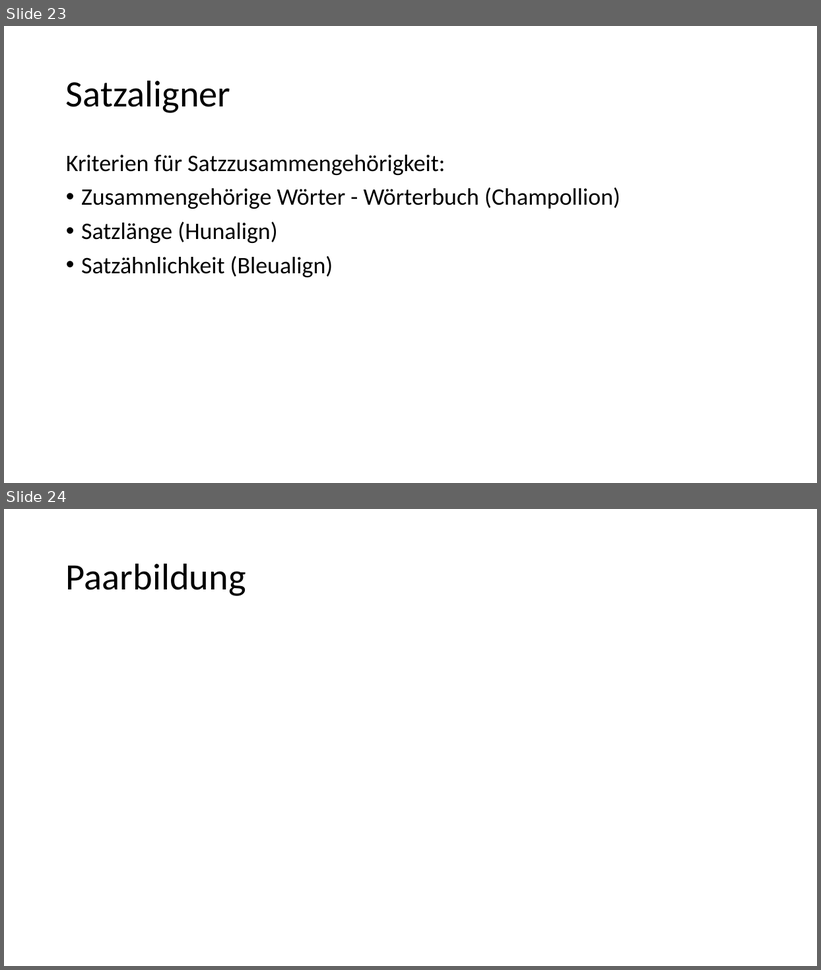
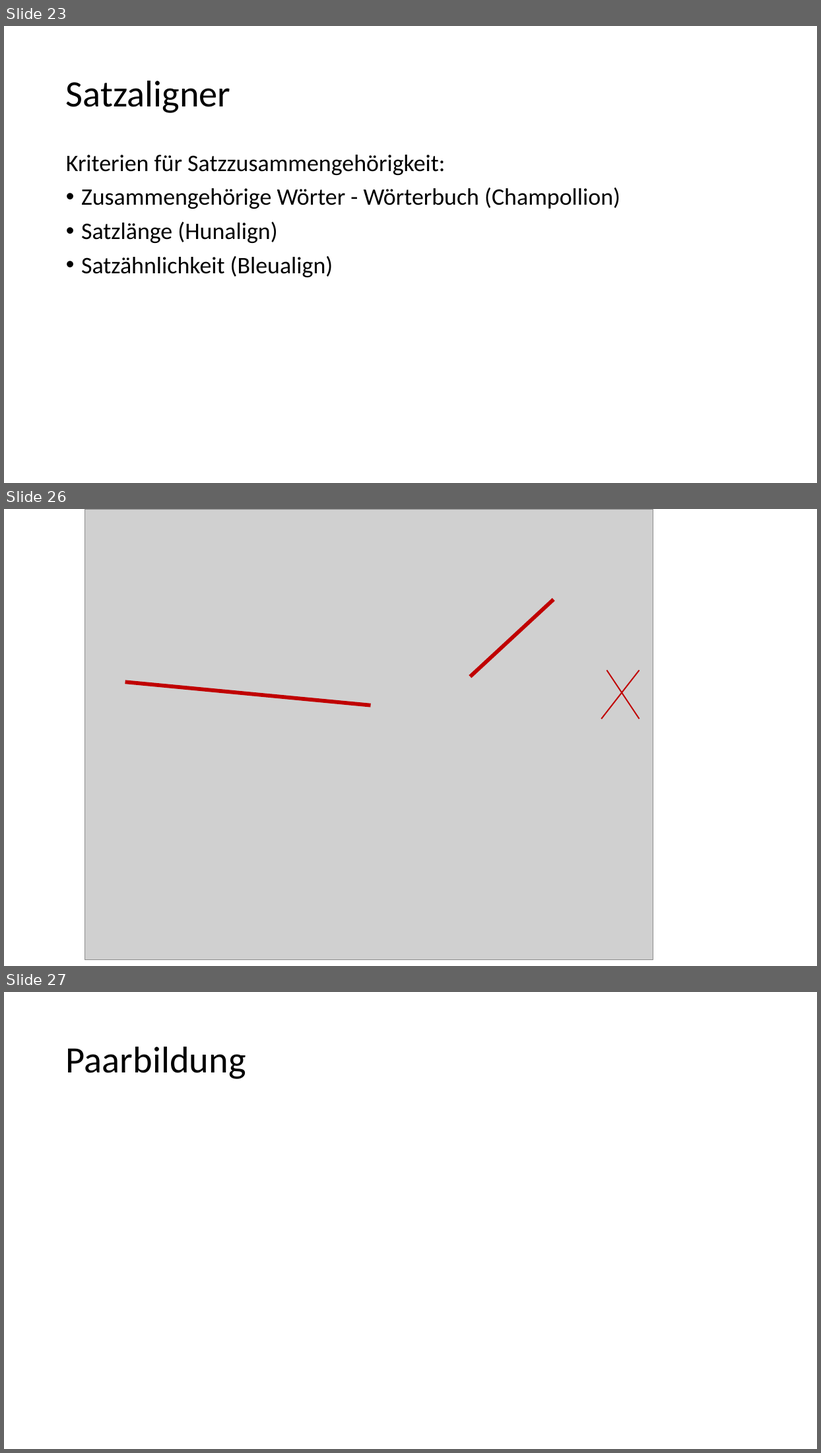
Before and after one commit to 837/ip5-nlp-ch, a slide deck: doc/IP5_Presentation.pptx. Shown one above the other, each under a label of ours: slides 23 and 24 before the commit, slides 23, 26 and 27 after it; the slides between them are not shown. The pictures are 821x970 and 821x1453 pixels, drawn with LibreOffice and Linux fonts; fonts in the diff are those of the drawing; grey boxes stand for pictures. Boxes give left, top, right and bottom in pixels: in the first picture for what was removed or moved away, otherwise in the second. Text is boxed around its words. In the diff, an @@ line names an element or a change of style, - is before the commit and + after.

```diff
--- a/doc/IP5_Presentation.pptx
+++ b/doc/IP5_Presentation.pptx
@@ slide 26 added at (x1=4, y1=509, x2=817, y2=966), background #FFFFFF @@
@@ picture added at (x1=85, y1=509, x2=653, y2=960) @@
@@ line added from (554, 599) to (471, 677), #C00000 4.5 pt @@
@@ line added from (125, 682) to (370, 706), #C00000 4.5 pt @@
@@ line added from (640, 671) to (602, 719), #C00000 1.5 pt @@
@@ line added from (607, 671) to (640, 719), #C00000 1.5 pt @@
@@ what was slide 24 is now slide 27 @@
```
Also in this commit, not shown: 2 other slides added.
